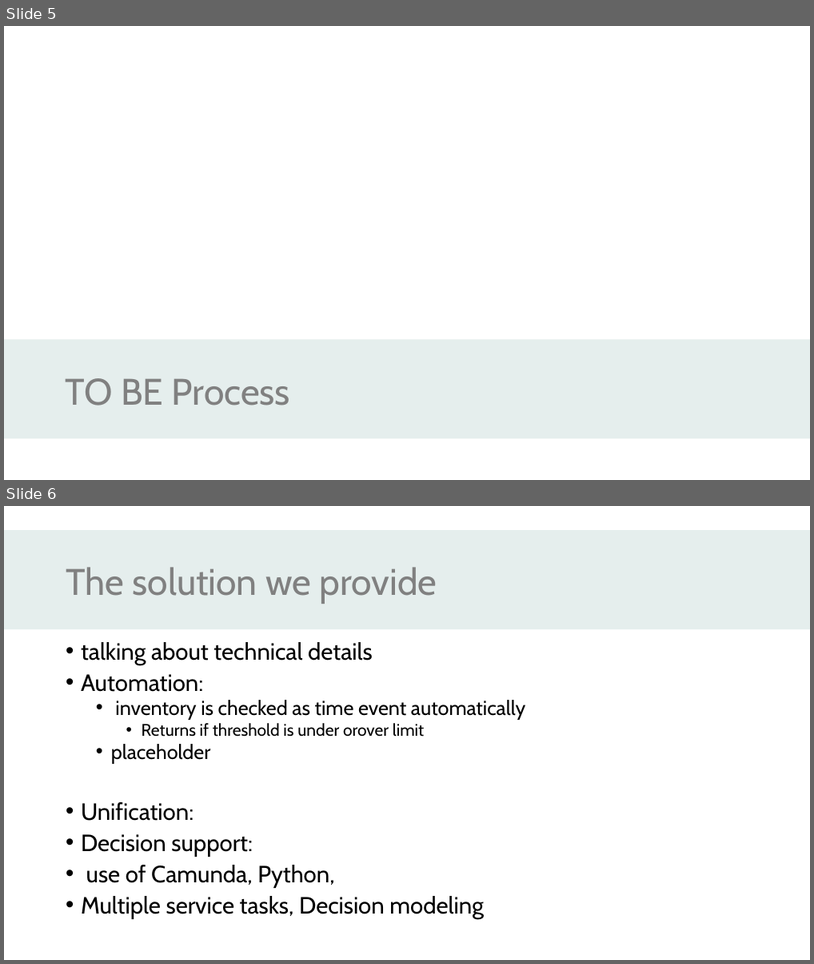
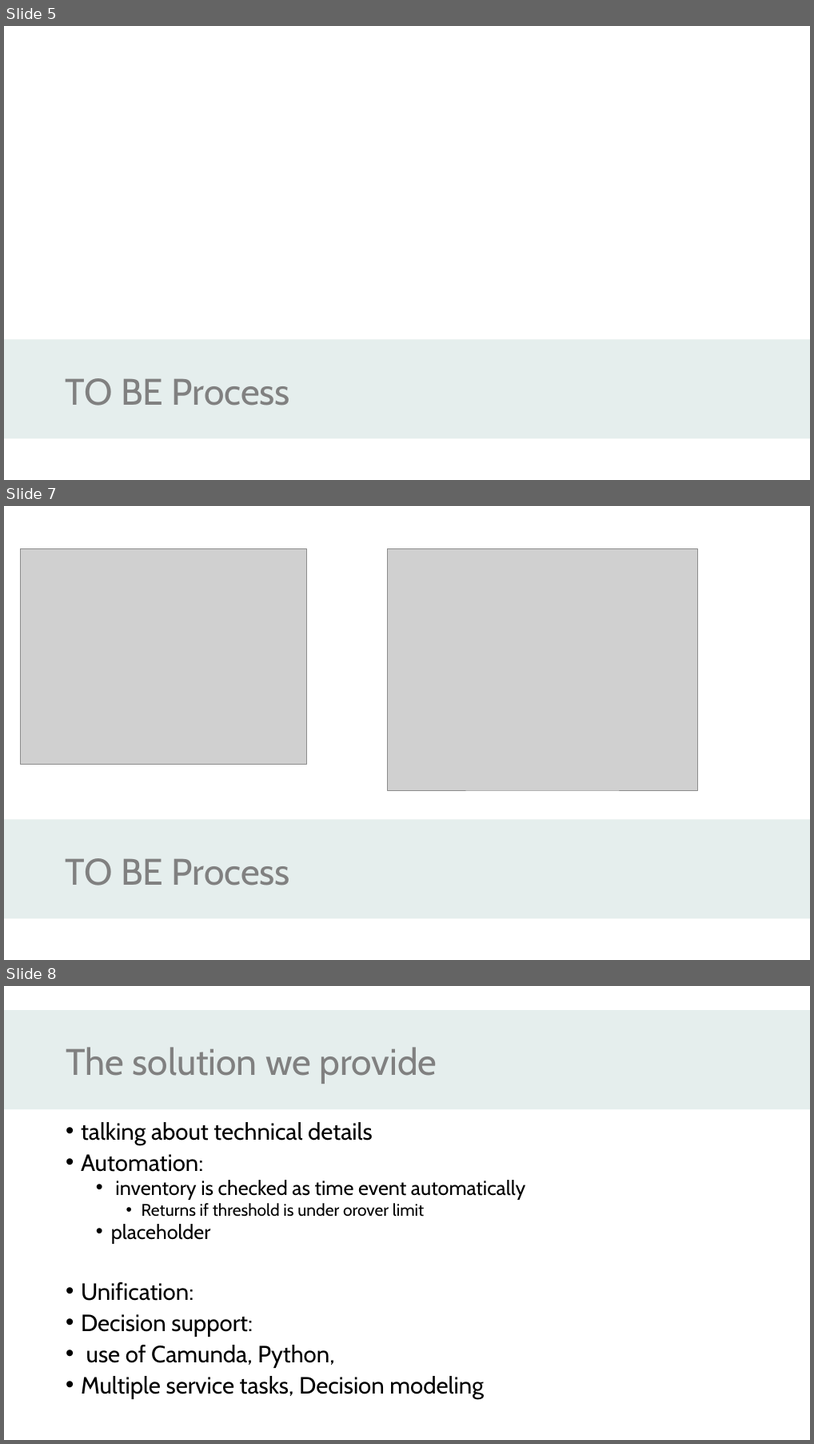
Before and after one commit to DigiBP/AS24TeamVector, a slide deck: presentation and documentation/Narcovet.pptx. Shown one above the other, each under a label of ours: slides 5 and 6 before the commit, slides 5, 7 and 8 after it; the slides between them are not shown. The pictures are 814x964 and 814x1444 pixels, drawn with LibreOffice and Linux fonts; fonts in the diff are those of the drawing; grey boxes stand for pictures; background and template pictures are left out. Boxes give left, top, right and bottom in pixels: in the first picture for what was removed or moved away, otherwise in the second. Text is boxed around its words. In the diff, an @@ line names an element or a change of style, - is before the commit and + after.

```diff
--- a/presentation and documentation/Narcovet.pptx
+++ b/presentation and documentation/Narcovet.pptx
@@ slide 7 added at [4, 506, 810, 960], background #FFFFFF; not listed: 1 template element that a slide beside it also shows @@
@@ picture added at [20, 549, 306, 764] @@
@@ picture added at [387, 549, 698, 790] @@
@@ title added at [66, 858, 290, 885], 44 pt, text #808080 @@
+TO BE Process
@@ what was slide 6 is now slide 8 @@
```
Also in this commit, not shown: 1 other slide added.
